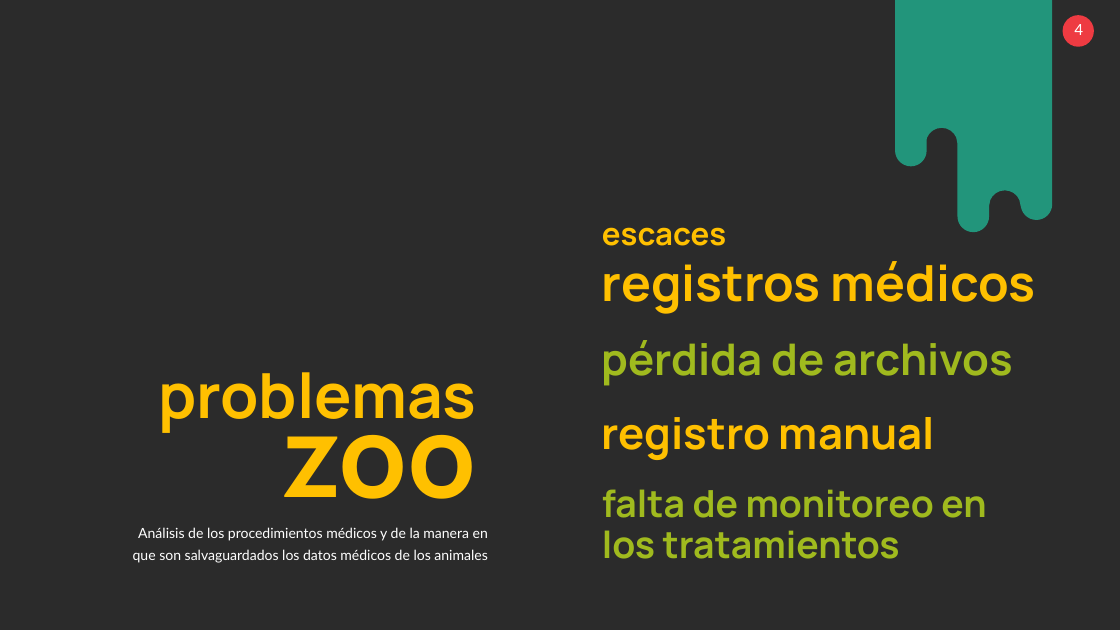
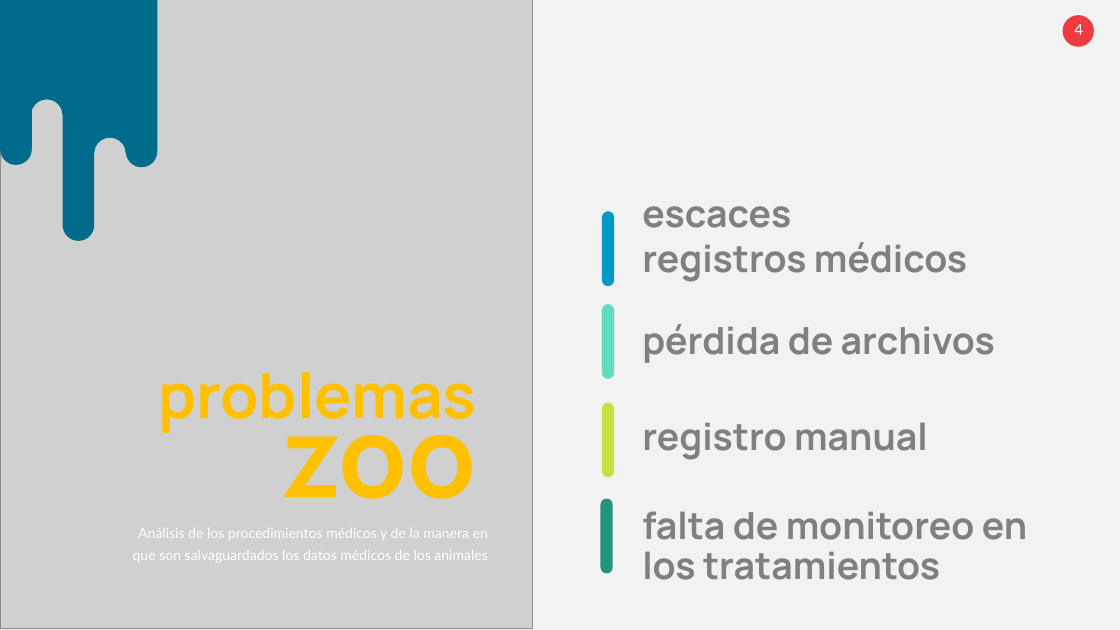
Before and after one commit to vieyrapy/book_minizoo, a slide deck: slide 4 of mzcj_presentacion.pptx. Drawn at 1120x630 pixels with LibreOffice and Linux fonts; fonts in the diff are those of the drawing; grey boxes stand for pictures; background and template pictures are left out; a plain dark background stands for a picture behind light text. Boxes give left, top, right and bottom in pixels: in the first picture for what was removed or moved away, otherwise in the second. Text is boxed around its words. In the diff, an @@ line names an element or a change of style, - is before the commit and + after.

```diff
--- a/mzcj_presentacion.pptx
+++ b/mzcj_presentacion.pptx
@@ background picture (left out) to #F2F2F2 @@
@@ picture added at [0,0,533,628] @@
@@ freeform shape added at [0,0,158,241], fill #006B8B @@
@@ freeform shape removed at [895,0,1052,233] @@
@@ text "escaces": place and size @@
-text "escaces" at [602,227,1035,314]
+text "escaces" at [642,206,967,282]
@@ text "escaces" at [642,206,967,282]: size 20 to 24 pt in "escaces"; text colour #FFC000 to #808080; size 32 to 24 pt in "registros médicos" @@
@@ rounded rectangle added at [601,212,614,287], fill #009AC9 @@
@@ rounded rectangle added at [601,304,614,379], fill #5FDBBF @@
@@ text "pérdida de archivos": place and size @@
-text "pérdida de archivos" at [602,340,1012,386]
+text "pérdida de archivos" at [642,324,995,363]
@@ text "pérdida de archivos" at [642,324,995,363]: size 28 to 24 pt, text colour #A0BA1E to #808080 @@
@@ rounded rectangle added at [601,402,614,477], fill #C5E041 @@
@@ text "registro manual": place and size @@
-text "registro manual" at [602,417,935,460]
+text "registro manual" at [642,422,928,460]
@@ text "registro manual" at [642,422,928,460]: size 28 to 24 pt, text colour #FFC000 to #808080 @@
@@ rounded rectangle added at [600,498,613,573], fill #22957B @@
@@ text "falta de monitoreo en los ...": place and size @@
-text "falta de monitoreo en los ..." at [602,489,986,559]
+text "falta de monitoreo en los ..." at [642,511,1027,580]
@@ text "falta de monitoreo en los ..." at [642,511,1027,580]: text colour #A0BA1E to #808080 @@
```
Also in this commit, not shown: 12 other slides changed, 3 slides added, 2 slides removed.
